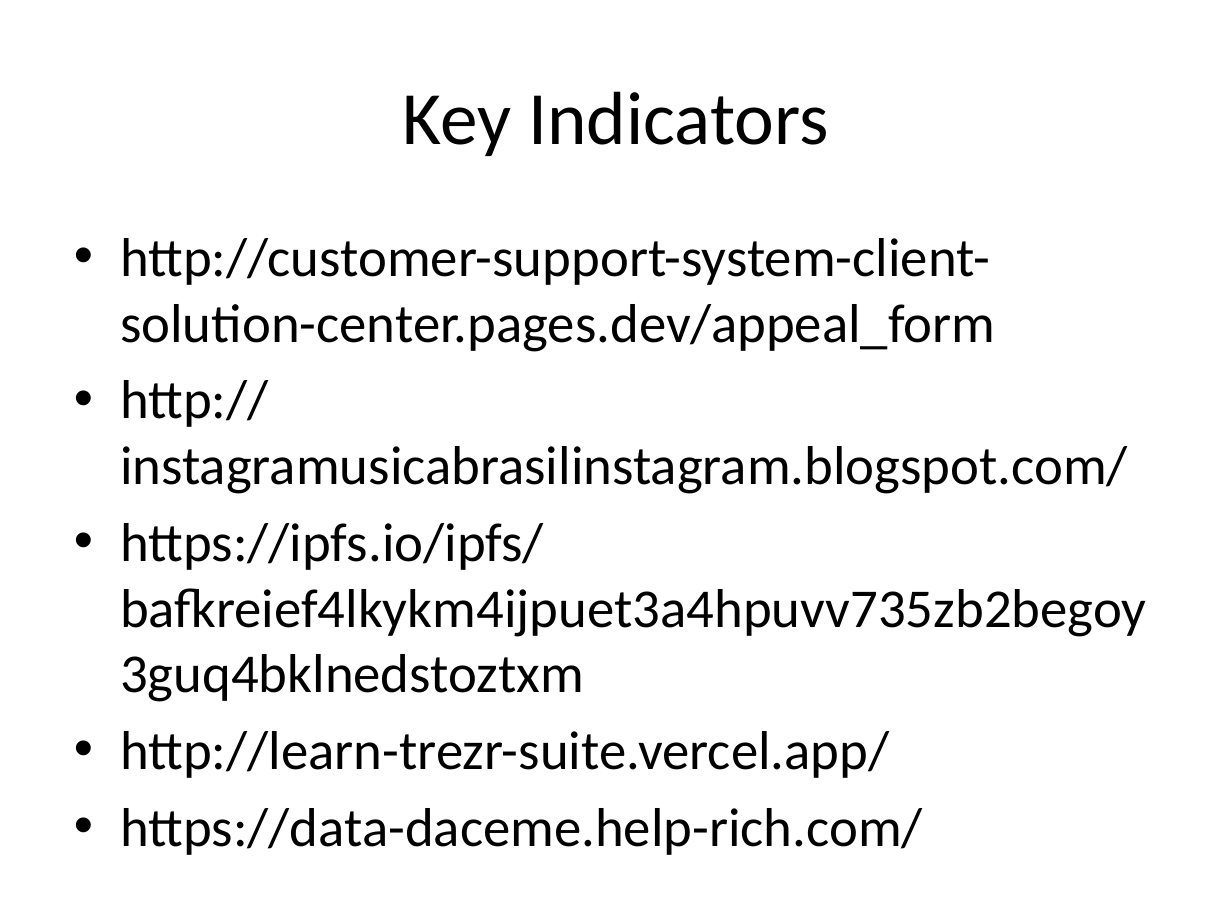
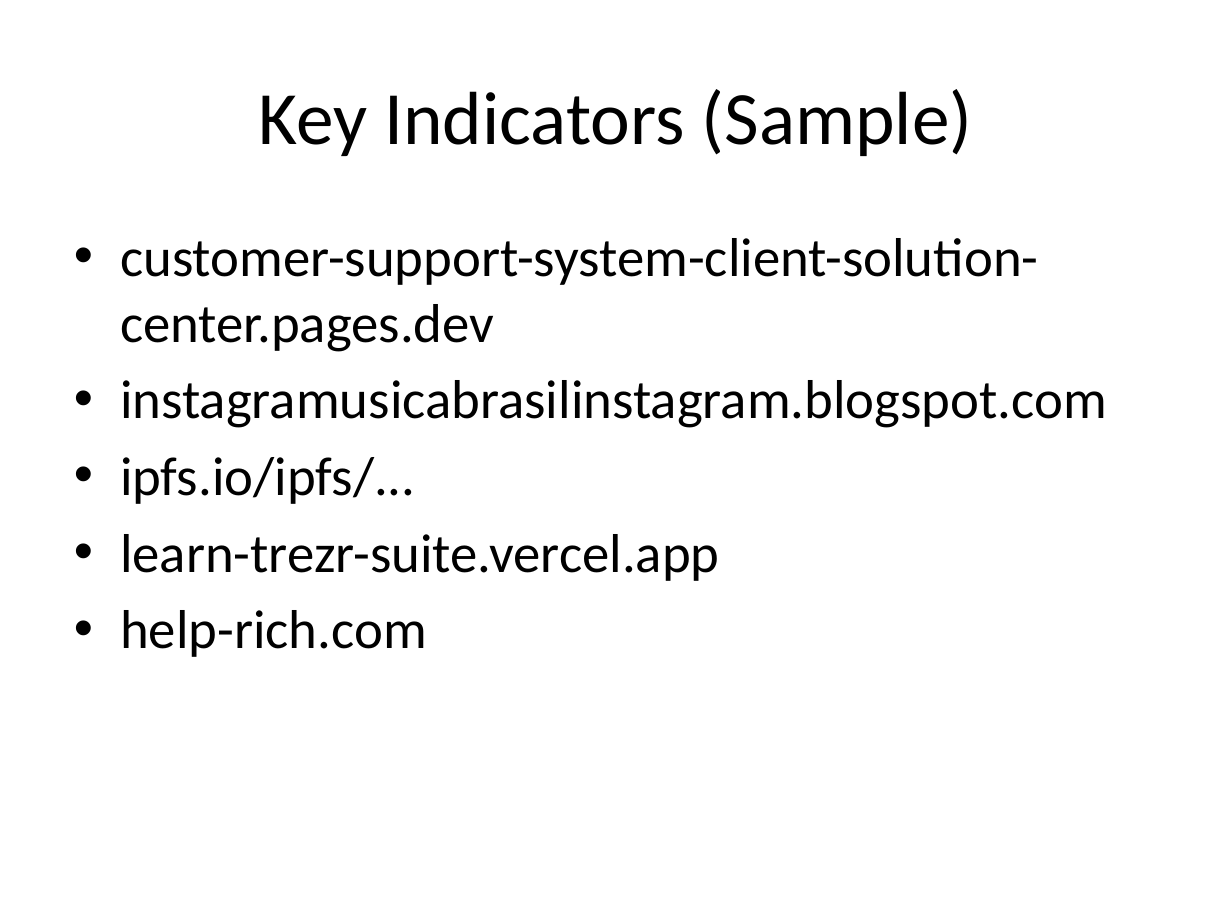
Before and after one commit to airlangga2403/tech-test-zentara, a slide deck: slide 3 of windows-x64/detect-eng-technical-test-windows-x64/threat-intel/Airlangga_ThreatIntel_Report_March2026.pptx. Drawn at 1232x924 pixels with LibreOffice and Linux fonts; fonts in the diff are those of the drawing. Boxes give left, top, right and bottom in pixels: in the first picture for what was removed or moved away, otherwise in the second. Text is boxed around its words. In the diff, an @@ line names an element or a change of style, - is before the commit and + after.

```diff
--- a/windows-x64/detect-eng-technical-test-windows-x64/threat-intel/Airlangga_ThreatIntel_Report_March2026.pptx
+++ b/windows-x64/detect-eng-technical-test-windows-x64/threat-intel/Airlangga_ThreatIntel_Report_March2026.pptx
@@ title at bbox=[259, 89, 972, 156]: text changed @@
-Key Indicators
+Key Indicators (Sample)
@@ text at bbox=[120, 238, 1107, 657]: text changed @@
-• http://customer-support-system-client-solution-center.pages.dev/appeal_form
-• http://instagramusicabrasilinstagram.blogspot.com/
-• https://ipfs.io/ipfs/bafkreief4lkykm4ijpuet3a4hpuvv735zb2begoy3guq4bklnedstoztxm
-• http://learn-trezr-suite.vercel.app/
-• https://data-daceme.help-rich.com/
+• customer-support-system-client-solution-center.pages.dev
+• instagramusicabrasilinstagram.blogspot.com
+• ipfs.io/ipfs/...
+• learn-trezr-suite.vercel.app
+• help-rich.com
```
Also in this commit, not shown: 5 other slides changed, 3 slides added, 1 slide removed, 1 other file.
